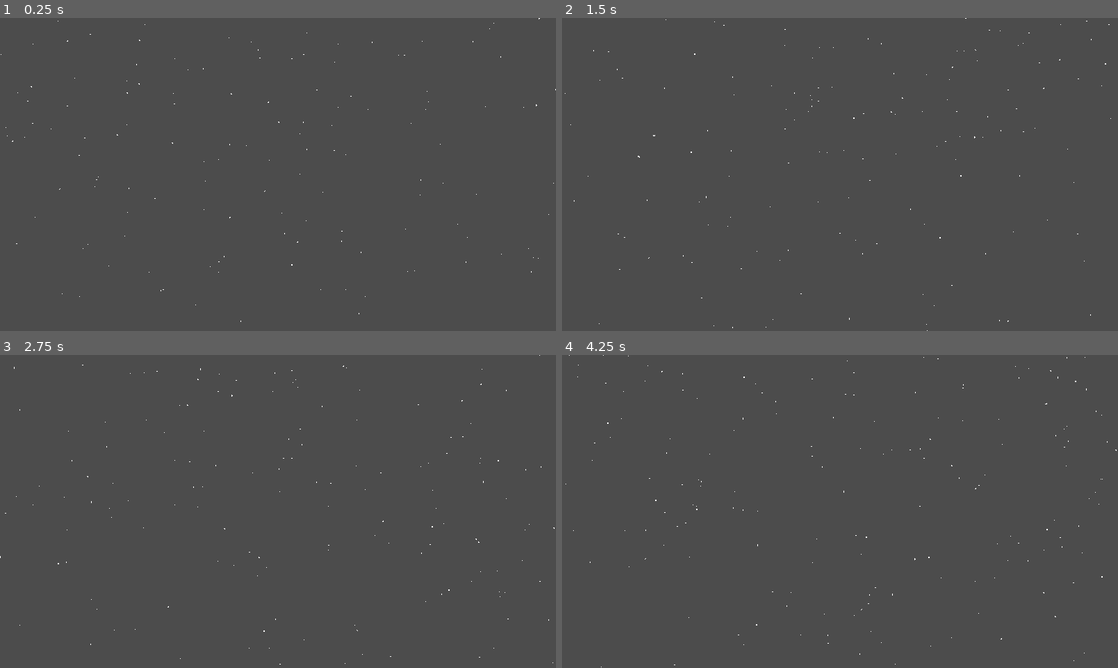
Above: before the commit, frames 1-4 (two rows, left to right).
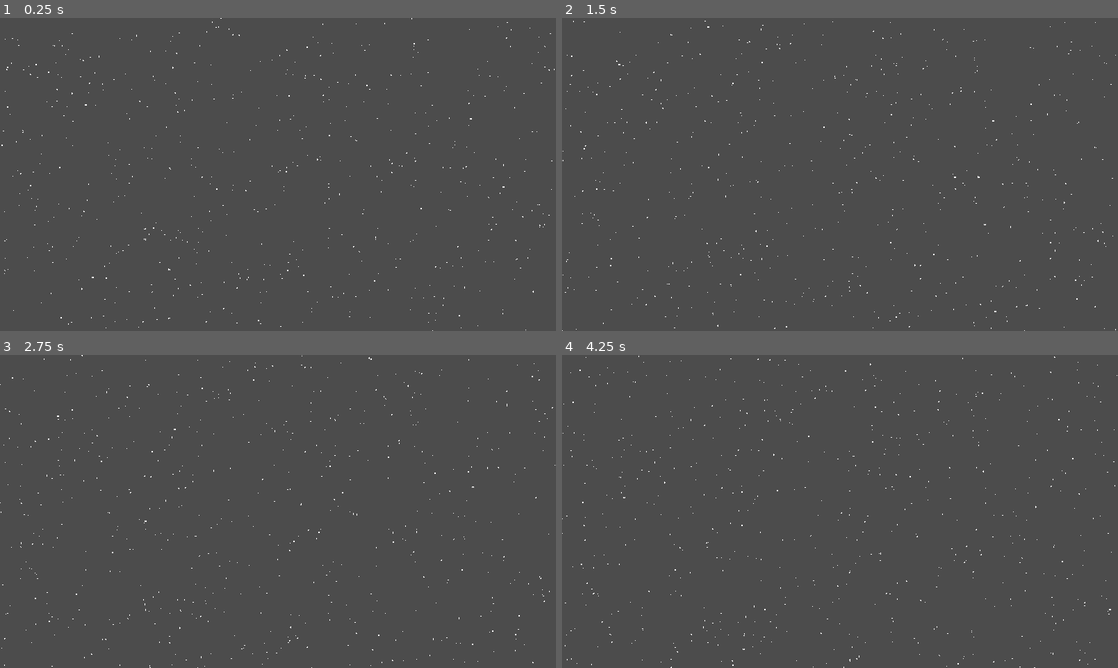
Above: after the commit, the same moments.

Repository: Cycrus/Godot-Special-Effects
Game: Godot game, scene res://downfall_effect/downfall_scene.tscn
The game is run twice, just before and just after one commit, with the same random seed, the same clock (stepped at 60 frames per second) and the same inputs. The project has no main scene, so this scene is started directly.
Inputs (mouse positions are in pixels of both pictures, inside the frame that each line leads up to):
- Up to frame 1 (0.25 s): no input
- Up to frame 2 (1.5 s): move the mouse to (962, 158) at 0.52 s; move the mouse to (728, 190) at 1.27 s
- Up to frame 3 (2.75 s): move the mouse to (333, 442) at 2.02 s
- Up to frame 4 (4.25 s): move the mouse to (812, 574) at 2.77 s; move the mouse to (1006, 558) at 3.52 s

The runs differ from the first frame. In frame 1, 0.3% of the frame differs, in the area x 0-100%, y 0-100%; in frame 2, 0.3%; in frame 3, 0.3%; in frame 4, 0.4%.

Commit message:
feat: Added noise parameter for downfall effect.

Diff:
--- a/downfall_effect/downfall_controller/downfall_controller.gd
+++ b/downfall_effect/downfall_controller/downfall_controller.gd
@@ -104,6 +104,12 @@
 		turbulences = value
 		set_turbulences(turbulences)
 
+## Allows for more interesting flight patterns of the downfall particles. However, drastically slows the particles down.
+@export var motion_noise: bool = false:
+	set(value):
+		motion_noise = value
+		set_motion_noise(motion_noise)
+
 
 var max_speed = 4000
 var trail_max_lifetime = 0.3
@@ -177,3 +183,9 @@
 func set_turbulences(turbulences: float) -> void:
 	if $Emitter:
 		$Emitter.process_material.spread = max_turbulences * turbulences
+
+func set_motion_noise(motion_noise: bool) -> void:
+	if $Emitter:
+		$Emitter.process_material.turbulence_enabled = motion_noise
+		$Emitter.process_material.turbulence_noise_speed = Vector3(0.2, 0.2, 0.0)
+		$Emitter.process_material.turbulence_noise_scale = 4.0
--- a/downfall_effect/downfall_scene.tscn
+++ b/downfall_effect/downfall_scene.tscn
@@ -9,25 +9,32 @@
 emission_box_extents = Vector3(800, 1, 1)
 direction = Vector3(0.317139, 0.948379, 0)
 spread = 8.0
-initial_velocity_min = 400.0
-initial_velocity_max = 1120.0
+initial_velocity_min = 360.0
+initial_velocity_max = 720.0
 gravity = Vector3(0, 98, 0)
+linear_accel_min = -100.0
+linear_accel_max = -100.0
 scale_min = 0.2173
 scale_max = 0.82
 color = Color(1, 1, 1, 0.701961)
+turbulence_noise_scale = 4.0
+turbulence_noise_speed = Vector3(0.2, 0.2, 0)
 
-[sub_resource type="ParticleProcessMaterial" id="ParticleProcessMaterial_2dk4p"]
+[sub_resource type="ParticleProcessMaterial" id="ParticleProcessMaterial_4su1t"]
 particle_flag_disable_z = true
 emission_shape = 3
 emission_box_extents = Vector3(800, 1, 1)
 direction = Vector3(0.173648, 0.984808, 0)
-spread = 10.0
-initial_velocity_min = 142.0
-initial_velocity_max = 284.0
+spread = 10.16
+initial_velocity_min = 217.752
+initial_velocity_max = 516.0
 gravity = Vector3(0, 98, 0)
 scale_min = 0.1
 scale_max = 0.2
 color = Color(255, 255, 255, 0.7)
+turbulence_enabled = true
+turbulence_noise_scale = 4.0
+turbulence_noise_speed = Vector3(0.2, 0.2, 0)
 
 [node name="DownfallScene" type="Node2D"]
 
@@ -35,13 +42,14 @@
 position = Vector2(584, 332)
 
 [node name="Rain" parent="." instance=ExtResource("1_74jot")]
+visible = false
 position = Vector2(564, -44)
 particle_material = SubResource("ParticleProcessMaterial_d2pqp")
 width = 800.0
-lifetime = 1.0
+lifetime = 2.0
 direction = 18.49
-intensity = 0.298
-max_velocity = 0.28
+intensity = 0.151
+max_velocity = 0.18
 min_size = 0.265
 max_size = 0.041
 color = Color(1, 1, 1, 0.701961)
@@ -49,12 +57,15 @@
 turbulences = 0.1
 
 [node name="Snow" parent="." instance=ExtResource("1_74jot")]
-position = Vector2(564, -43)
-particle_material = SubResource("ParticleProcessMaterial_2dk4p")
+position = Vector2(554, -90)
+particle_material = SubResource("ParticleProcessMaterial_4su1t")
 width = 800.0
-lifetime = 3.0
+lifetime = 40.0
 direction = 10.0
-max_velocity = 0.071
+intensity = 0.453
+min_velocity = 0.422
+max_velocity = 0.129
 max_size = 0.01
 texture = ExtResource("2_nkyhg")
-turbulences = 0.125
+turbulences = 0.127
+motion_noise = true
